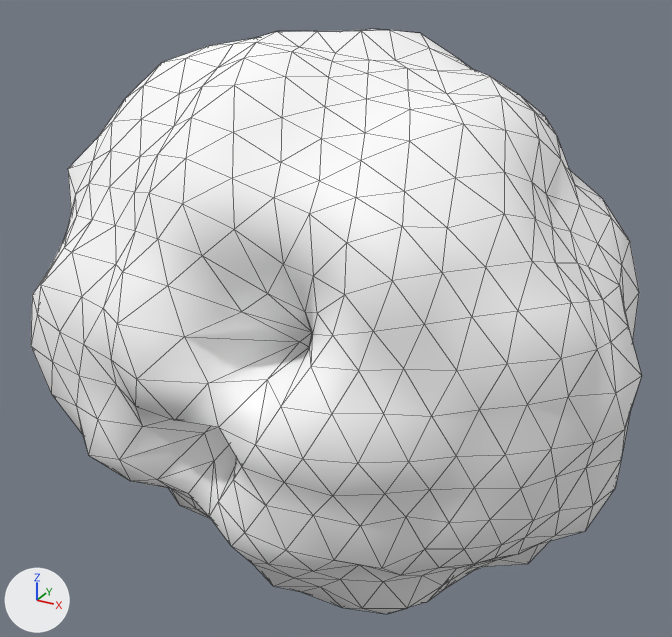
Two versions of the glTF model assets/asteroids/asteroid_28.glb, one commit apart.
Before and after are seen from a 50 mm camera at (1.45, -2.63, 1.39) aimed at (0.0, 0.0, 0.08). Every picture has the same lights, and +X, +Y and +Z are marked at lower left. The older version comes first. Mesh edges are drawn as thin lines. Vertices at exactly the same position are counted once.

In view in the first picture: 'Asteroid_28'.
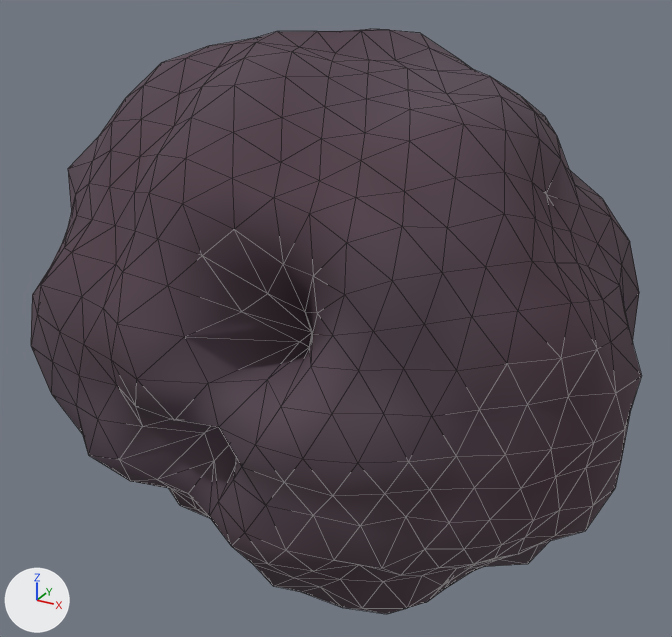
Changed parts and their boxes (x1, y1, x2, y2) in the pictures (672 x 637 px):
'Asteroid_28', recoloured (darker): (31, 29, 641, 614) in both

Diff of the bpy script that builds the scene:
```diff
--- a/assets/asteroids/asteroid_28.glb.py
+++ b/assets/asteroids/asteroid_28.glb.py
@@ mat_asteroidrock_28 @@
 n0 = _N.new('ShaderNodeBsdfPrincipled'); n0.name = 'Principled BSDF'
-n0.inputs[0].default_value = (1.0, 1.0, 1.0, 1.0)  # 'Base Color', white #ffffff
-n0.inputs[1].default_value = 0.0086  # 'Metallic'
-n0.inputs[2].default_value = 0.853  # 'Roughness'
+n0.inputs[1].default_value = 0.028  # 'Metallic'
+n0.inputs[2].default_value = 0.928  # 'Roughness'
 n1 = _N.new('ShaderNodeOutputMaterial'); n1.name = 'Material Output'
+n2 = _N.new('ShaderNodeVertexColor'); n2.name = 'Color Attribute'
 _L.new(n0.outputs[0], n1.inputs[0])  # 'BSDF' to 'Surface'
+_L.new(n2.outputs[0], n0.inputs[0])  # 'Color' to 'Base Color'
@@ me_icosphere @@
 me_icosphere.from_pydata(...)  # 642 vertices, 1280 faces; spans x -1.03..1.06, y -0.79..0.75, z -0.98..1.04
 # used by ob_asteroid_28; location = (0.0, 0.0, 0.0)
+# me_icosphere part 1: vertex colours changed
 me_icosphere.materials.append(mat_asteroidrock_28)
```
